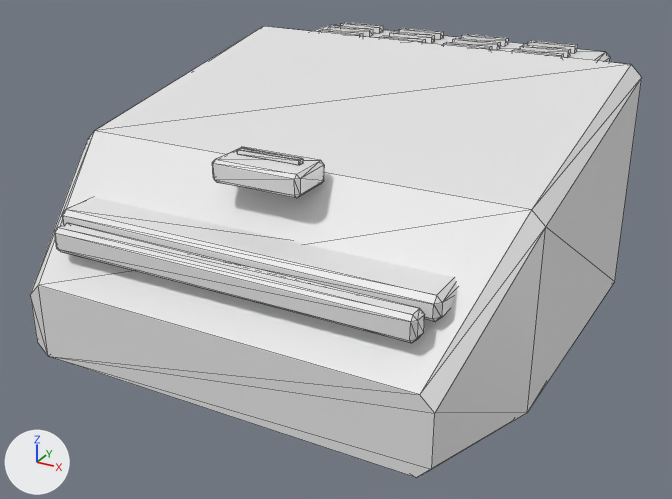
A saved change to the glTF model assets/source/units/directorate/sources/main_battle_tank/kit/hull.gltf.
Before and after are seen from a 50 mm camera at (0.619, -1.212, 0.411) aimed at (-0.023, -0.044, -0.173). The axes (+X, +Y, +Z) are drawn at lower left. The lights are the same throughout. The picture after the commit comes second. Mesh edges are drawn as thin lines. Vertices at exactly the same position are counted once.

Script lines for the objects in view, before the commit:
```python
me_hull = bpy.data.meshes.new('hull')
me_hull.from_pydata(...)  # 272 vertices, 468 faces; spans x -0.35..0.35, y -0.41..0.43, z -0.28..0.1
ob_hull = bpy.data.objects.new('hull', me_hull)
ob_hull.location = (0.0, 0.0, 0.0)
```
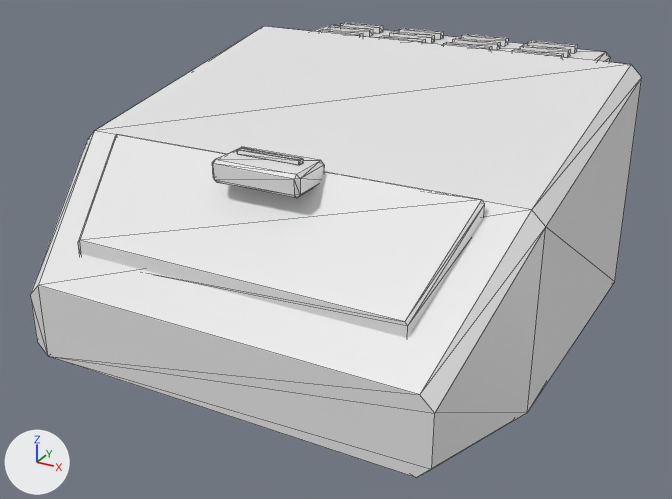
What differs and where, as boxes [x1, y1, x2, y2] in the pictures (672 x 499 px):
```json
{"part": 1, "of": "me_hull", "change": "rebuilt", "before": [62, 197, 458, 322], "after": [78, 134, 485, 338], "on screen": "63% taller"}
{"part": 2, "of": "me_hull", "change": "deleted", "before": [55, 223, 425, 343]}
```

The change, as JSON lines over the scene's bpy script:
```json
{"block": "me_hull", "where": "# used by ob_hull; location = (0.0, 0.0, 0.0)"}
{"op": "remove", "block": "me_hull", "code": "me_hull.from_pydata(...)  # 272 vertices, 468 faces; spans x -0.35..0.35, y -0.41..0.43, z -0.28..0.1"}
{"op": "add", "block": "me_hull", "code": "me_hull.from_pydata(...)  # 240 vertices, 408 faces; spans x -0.35..0.35, y -0.41..0.43, z -0.28..0.1"}
{"block": "me_hull", "change": "me_hull part 1: the loose piece of 24 vertices spanning x -0.28..0.28, y -0.36..-0.25, z -0.08..-0.047 is rebuilt with 16 vertices and now spans x -0.28..0.28, y -0.365..-0.235, z -0.112..0.027"}
{"block": "me_hull", "change": "me_hull part 2: the loose piece of 24 vertices spanning x -0.265..0.265, y -0.39..-0.36, z -0.095..-0.06 is deleted"}
```
